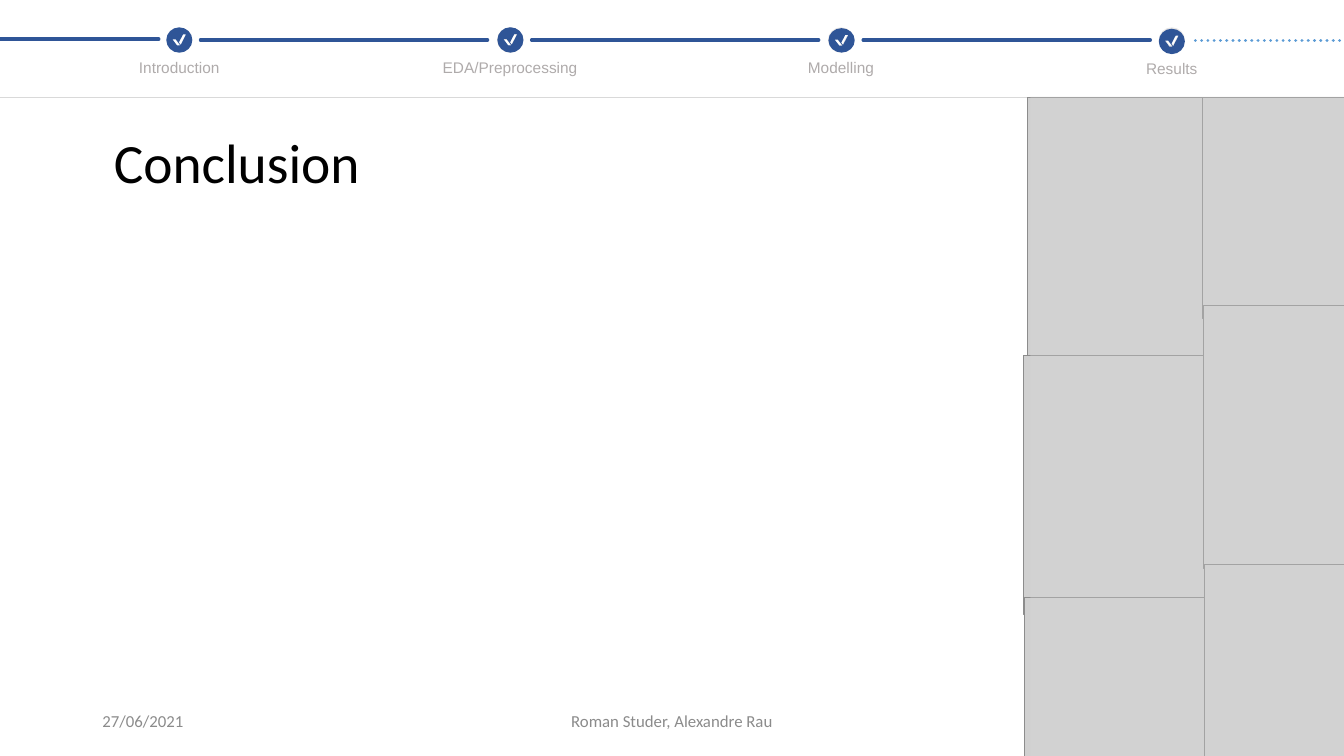
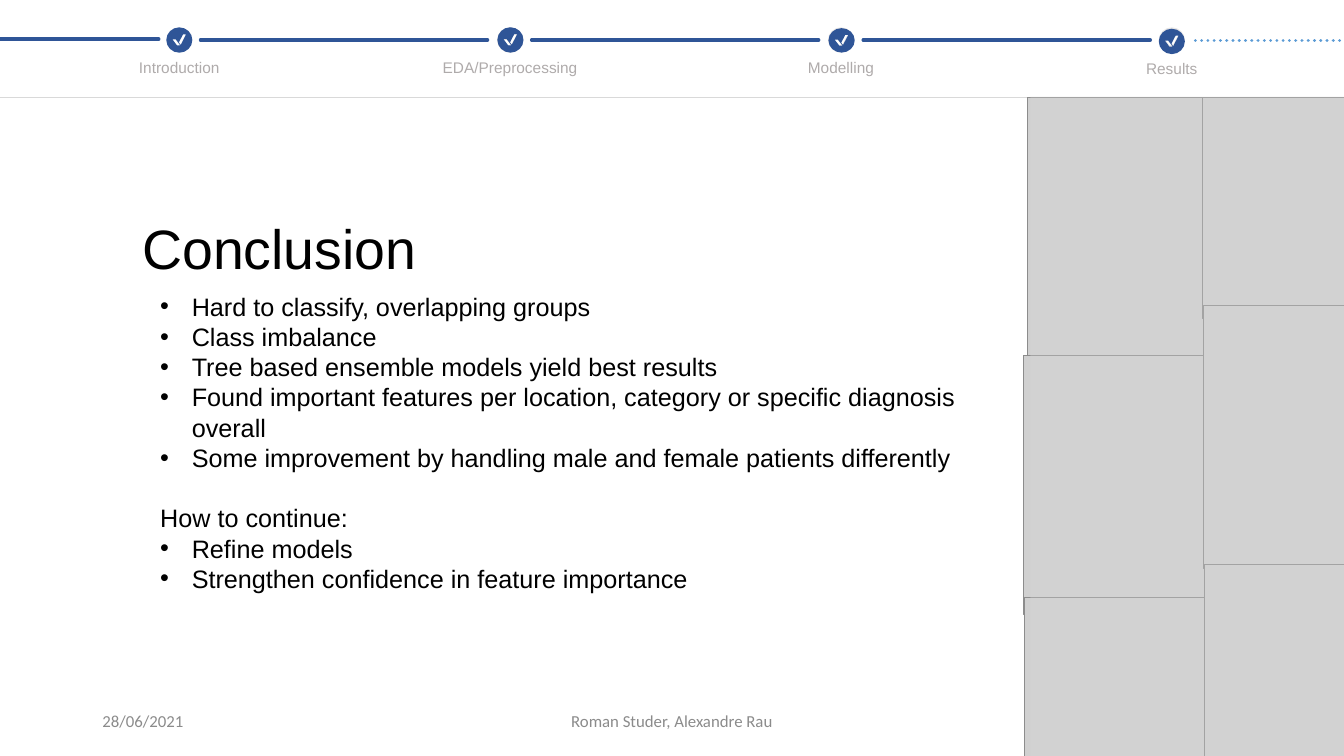
Before and after one commit to CrawTheOne/mirror_-fhnw_ds_fs2021_medical_challenge, a slide deck: slide 10 of presentation/Final_Presentation.pptx (slide 9 before the commit). Drawn at 1344x756 pixels with LibreOffice and Linux fonts; fonts in the diff are those of the drawing; grey boxes stand for pictures. Boxes give left, top, right and bottom in pixels: in the first picture for what was removed or moved away, otherwise in the second. Text is boxed around its words. In the diff, an @@ line names an element or a change of style, - is before the commit and + after.

Commit message:
added conclusion

```diff
--- a/presentation/Final_Presentation.pptx
+++ b/presentation/Final_Presentation.pptx
@@ title "Conclusion" moved from (x1=114, y1=144, x2=360, y2=184) to (x1=142, y1=228, x2=416, y2=270) @@
@@ title "Conclusion" at (x1=142, y1=228, x2=416, y2=270): font Calibri to Arial @@
@@ text added at (x1=160, y1=297, x2=954, y2=594), 18 pt, text #000000 @@
+• Hard to classify, overlapping groups
+• Class imbalance
+• Tree based ensemble models yield best results
+• Found important features per location, category or specific diagnosis overall
+• Some improvement by handling male and female patients differently
+How to continue:
+• Refine models
+• Strengthen confidence in feature importance
@@ text at (x1=102, y1=715, x2=183, y2=728): text changed @@
-27/06/2021
+28/06/2021
```
Also in this commit, not shown: 7 other slides changed, 1 slide added.
